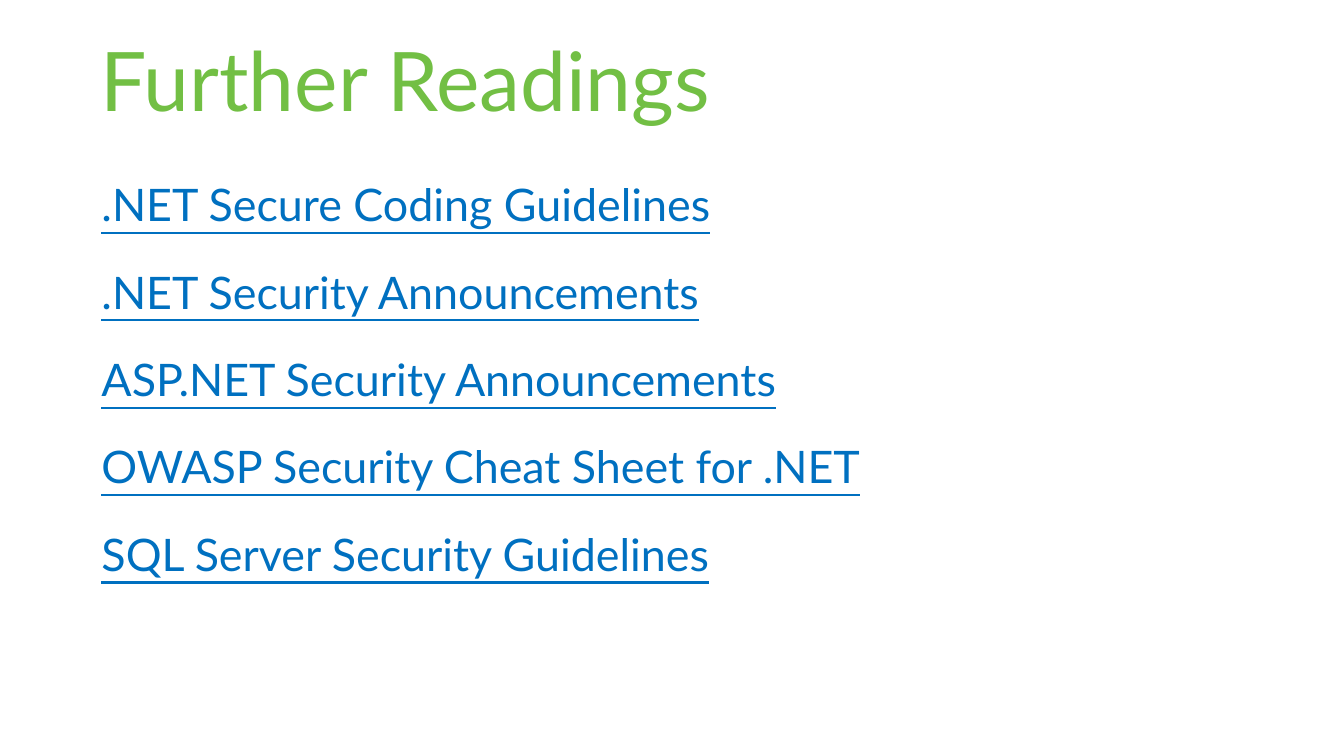
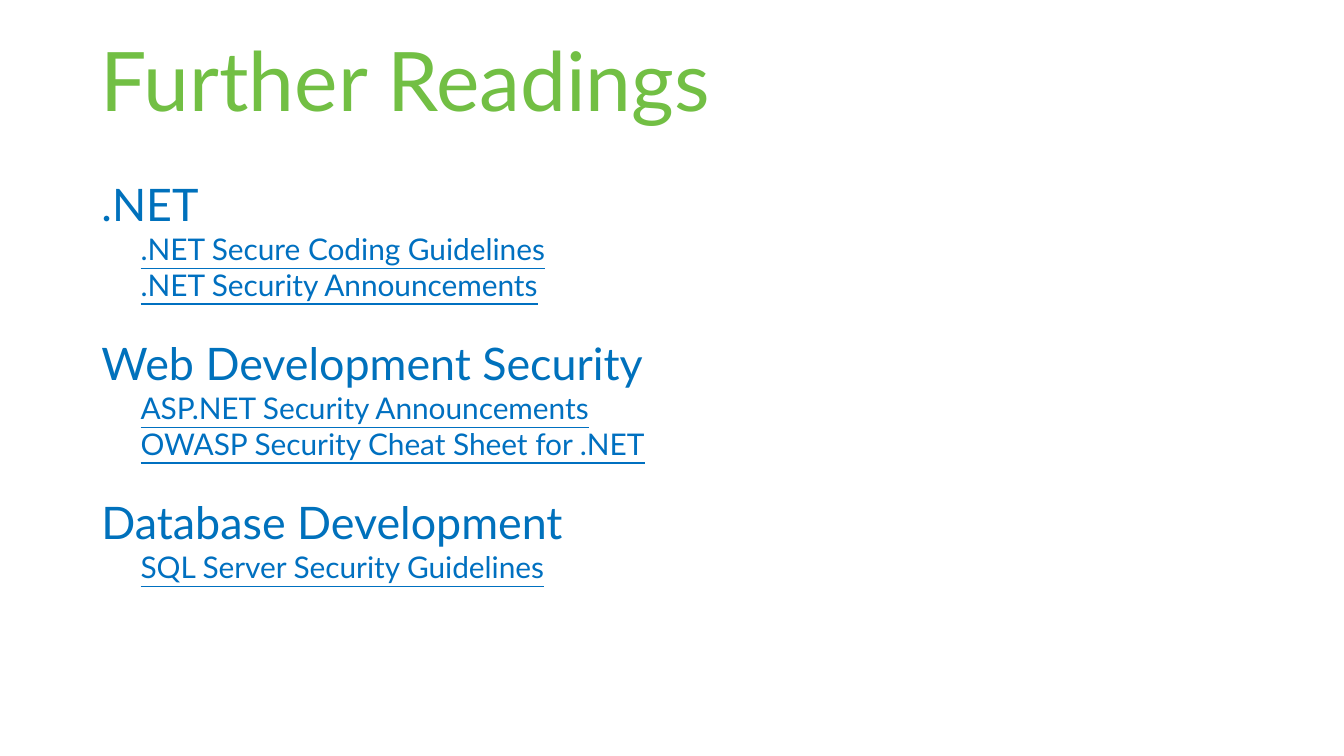
Before and after one commit to rstropek/SecureCodingDotNet, a slide deck: slide 39 of Slides/Secure-Coding-Dot-Net.pptx (slide 37 before the commit). Drawn at 1344x756 pixels with LibreOffice and Linux fonts; fonts in the diff are those of the drawing. Boxes give left, top, right and bottom in pixels: in the first picture for what was removed or moved away, otherwise in the second. Text is boxed around its words. In the diff, an @@ line names an element or a change of style, - is before the commit and + after.

Commit message:
Update slides, add PDF of slides

```diff
--- a/Slides/Secure-Coding-Dot-Net.pptx
+++ b/Slides/Secure-Coding-Dot-Net.pptx
@@ text at (141,238,645,583): size 24 to 16 pt in ".NET Secure Coding Guidelines", ".NET Security Announcements", "ASP.NET Security Announcements", "OWASP Security Cheat Sheet for .NET" and 1 more places; list level 1 to 2 in ".NET Secure Coding Guidelines"; list level 1 to 2 in ".NET Security Announcements"; list level 1 to 2 in "ASP.NET Security Announcements"; list level 1 to 2 in "OWASP Security Cheat Sheet for ..."; list level 1 to 2 in "SQL Server Security Guidelines" @@
@@ text at (101,347,642,388): paragraph added @@
+Web Development Security
@@ text at (101,506,562,547): paragraph added @@
+Database Development
```
Also in this commit, not shown: 2 slides added, 1 other file.
